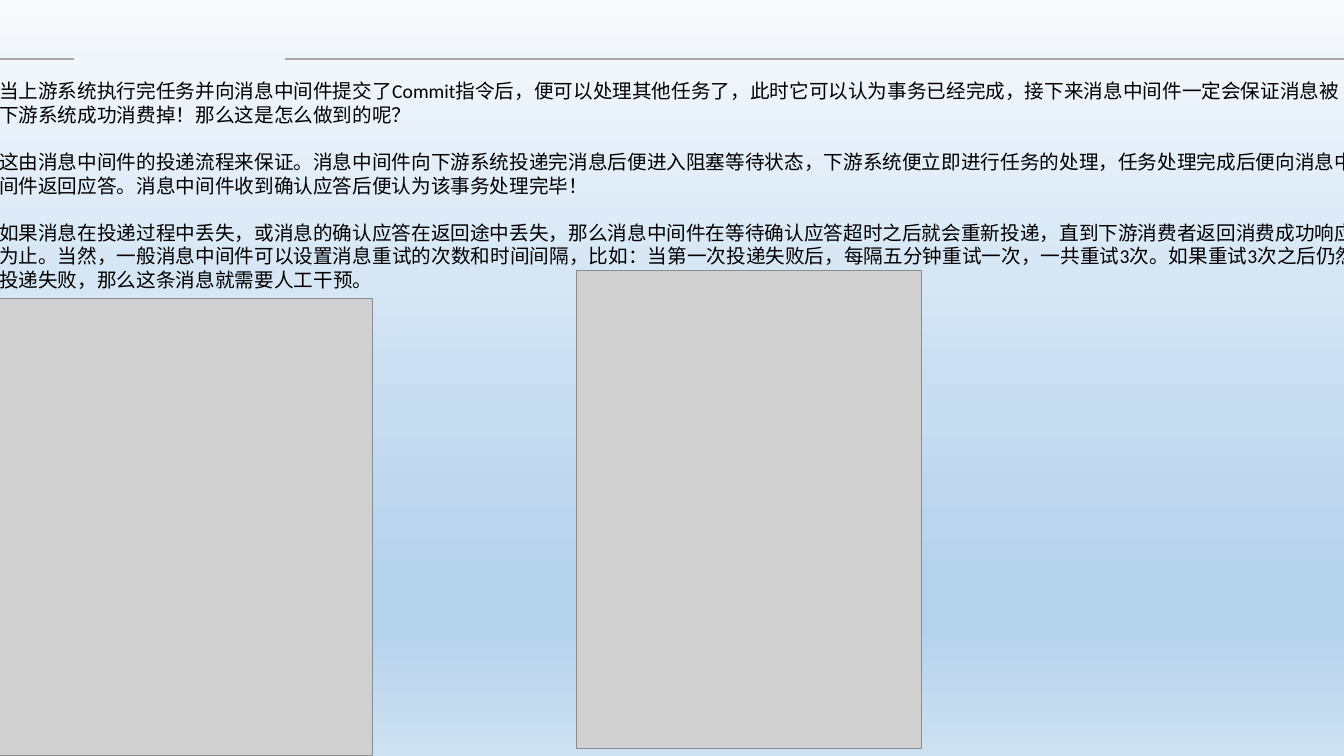
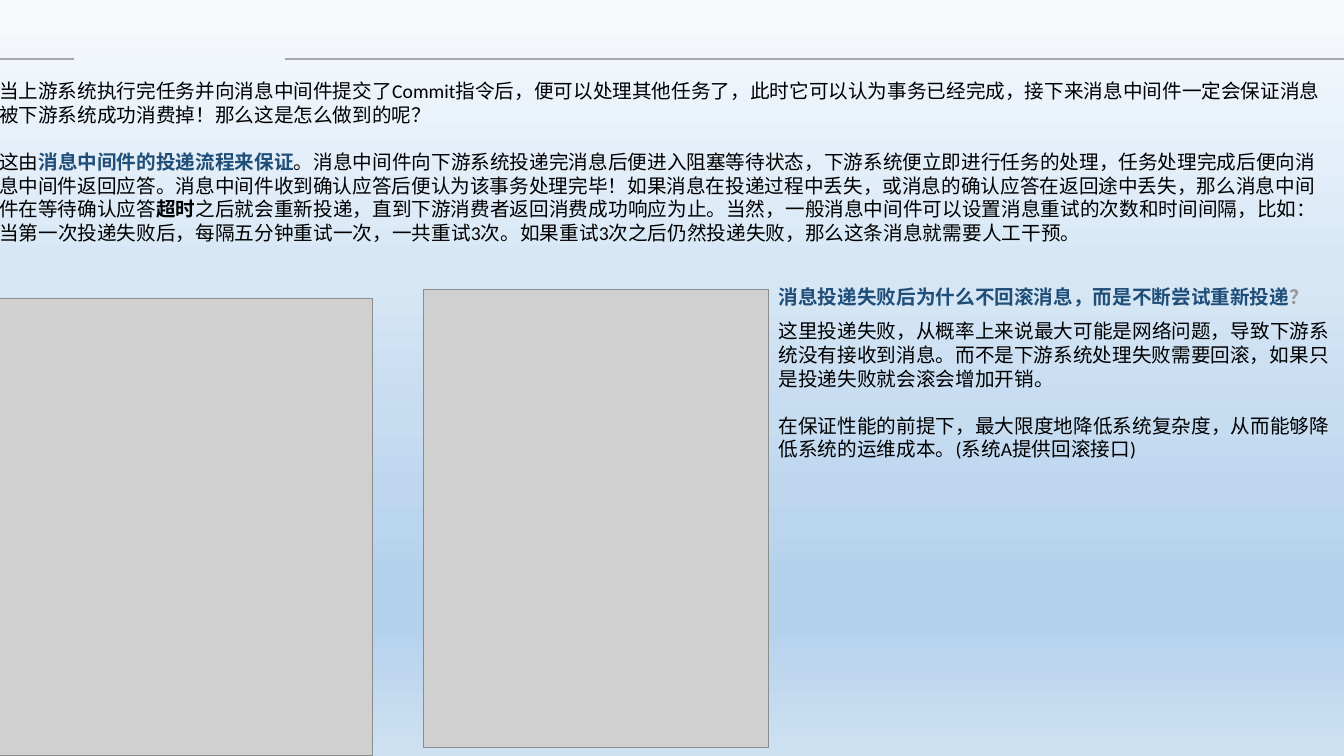
Before and after one commit to Heffie199/zhao_Note, a slide deck: slide 7 of 分布式事务的解决方案 .pptx. Drawn at 1344x756 pixels with LibreOffice and Linux fonts; fonts in the diff are those of the drawing; grey boxes stand for pictures; background and template pictures are left out. Boxes give left, top, right and bottom in pixels: in the first picture for what was removed or moved away, otherwise in the second. Text is boxed around its words. In the diff, an @@ line names an element or a change of style, - is before the commit and + after.

```diff
--- a/分布式事务的解决方案 .pptx
+++ b/分布式事务的解决方案 .pptx
@@ text at [0,152,1316,242]: text changed @@
-这由消息中间件的投递流程来保证。消息中间件向下游系统投递完消息后便进入阻塞等待状态，下游系统便立即进行任务的处理，任务处理完成后便向消息中间件返回应答。消息中间件收到确认应答后便认为该事务处理完毕！
-如果消息在投递过程中丢失，或消息的确认应答在返回途中丢失，那么消息中间件在等待确认应答超时之后就会重新投递，直到下游消费者返回消费成功响应为止。当然，一般消息中间件可以设置消息重试的次数和时间间隔，比如：当第一次投递失败后，每隔五分钟重试一次，一共重试3次。如果重试3次之后仍然投递失败，那么这条消息就需要人工干预。
+这由消息中间件的投递流程来保证。消息中间件向下游系统投递完消息后便进入阻塞等待状态，下游系统便立即进行任务的处理，任务处理完成后便向消息中间件返回应答。消息中间件收到确认应答后便认为该事务处理完毕！如果消息在投递过程中丢失，或消息的确认应答在返回途中丢失，那么消息中间件在等待确认应答超时之后就会重新投递，直到下游消费者返回消费成功响应为止。当然，一般消息中间件可以设置消息重试的次数和时间间隔，比如：当第一次投递失败后，每隔五分钟重试一次，一共重试3次。如果重试3次之后仍然投递失败，那么这条消息就需要人工干预。
@@ picture: place and size @@
-picture at [577,271,922,749]
+picture at [424,289,769,747]
@@ text added at [779,287,1310,307], 14 pt, text #1F4E79, bold @@
+消息投递失败后为什么不回滚消息，而是不断尝试重新投递？
@@ text added at [779,321,1329,459], 14 pt, text #000000 @@
+这里投递失败，从概率上来说最大可能是网络问题，导致下游系统没有接收到消息。而不是下游系统处理失败需要回滚，如果只是投递失败就会滚会增加开销。
+在保证性能的前提下，最大限度地降低系统复杂度，从而能够降低系统的运维成本。(系统A提供回滚接口)
```
Also in this commit, not shown: 4 other slides changed, 3 slides removed.
